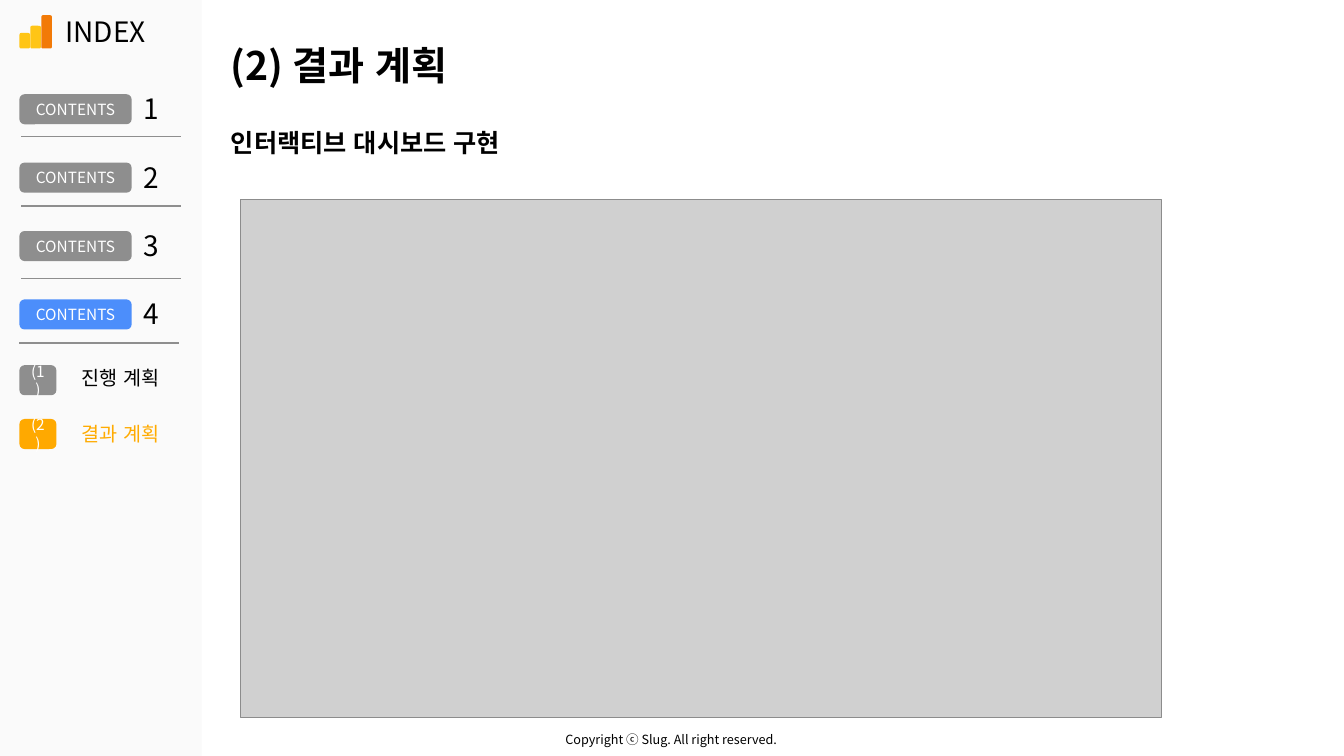
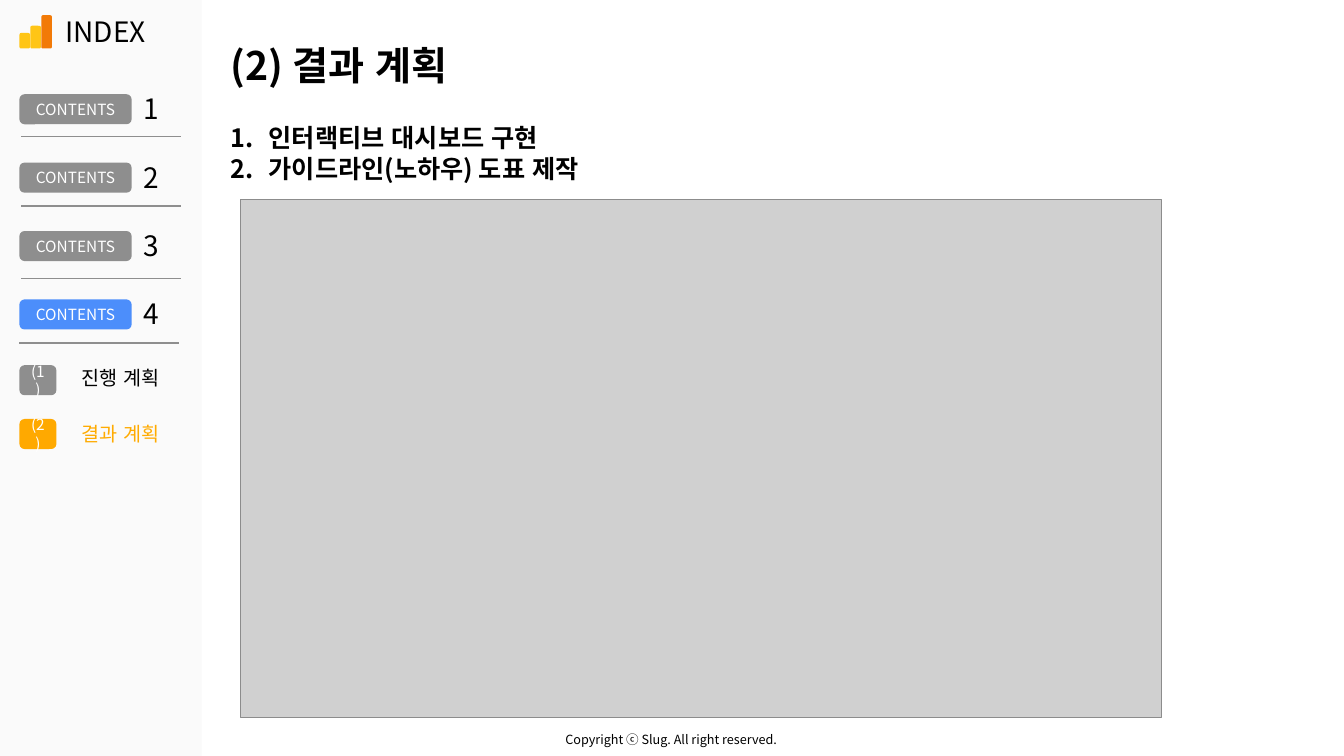
Before and after one commit to An-Sunghyun/EDA-practice-project, a slide deck: slide 12 of 완료문서/제안 발표.pptx. Drawn at 1344x756 pixels with LibreOffice and Linux fonts; fonts in the diff are those of the drawing; grey boxes stand for pictures. Boxes give left, top, right and bottom in pixels: in the first picture for what was removed or moved away, otherwise in the second. Text is boxed around its words. In the diff, an @@ line names an element or a change of style, - is before the commit and + after.

```diff
--- a/완료문서/제안 발표.pptx
+++ b/완료문서/제안 발표.pptx
@@ text at (x1=269, y1=125, x2=537, y2=150): bullet none to 1. @@
@@ text at (x1=269, y1=157, x2=578, y2=183): paragraph added @@
+2. 가이드라인(노하우) 도표 제작
```
Also in this commit, not shown: 1 other slide changed, 1 other file.
